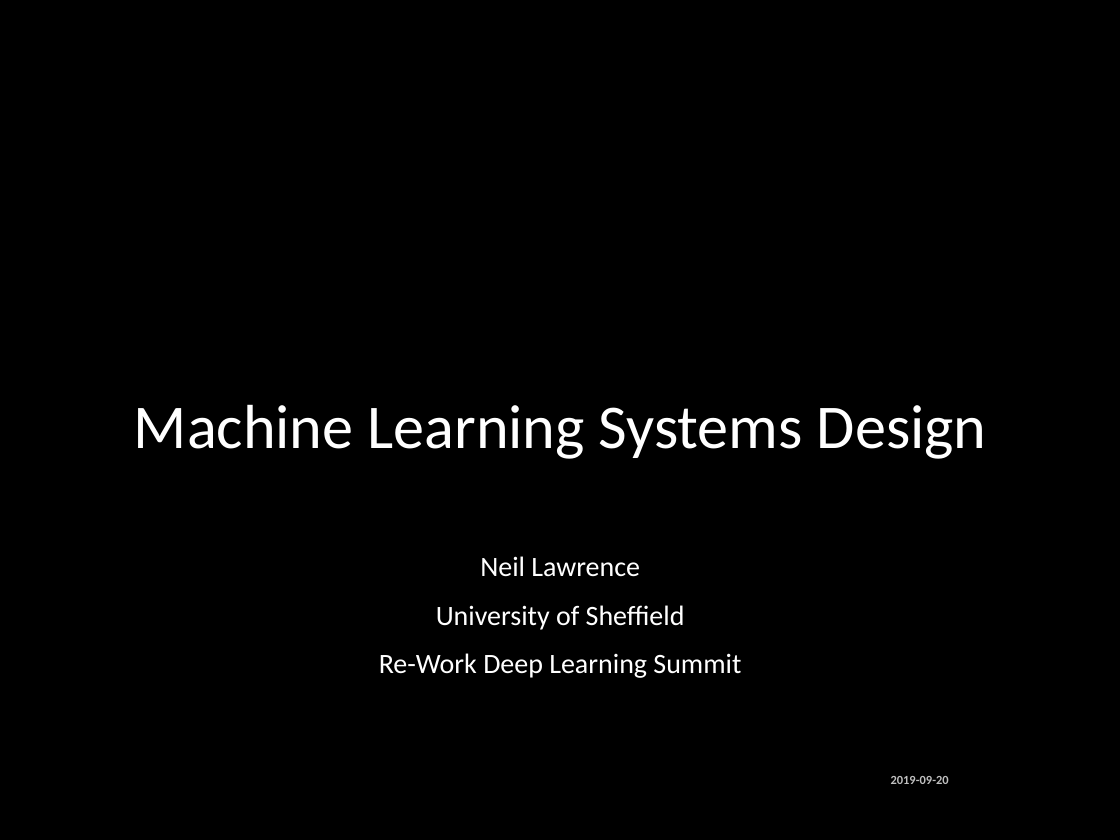
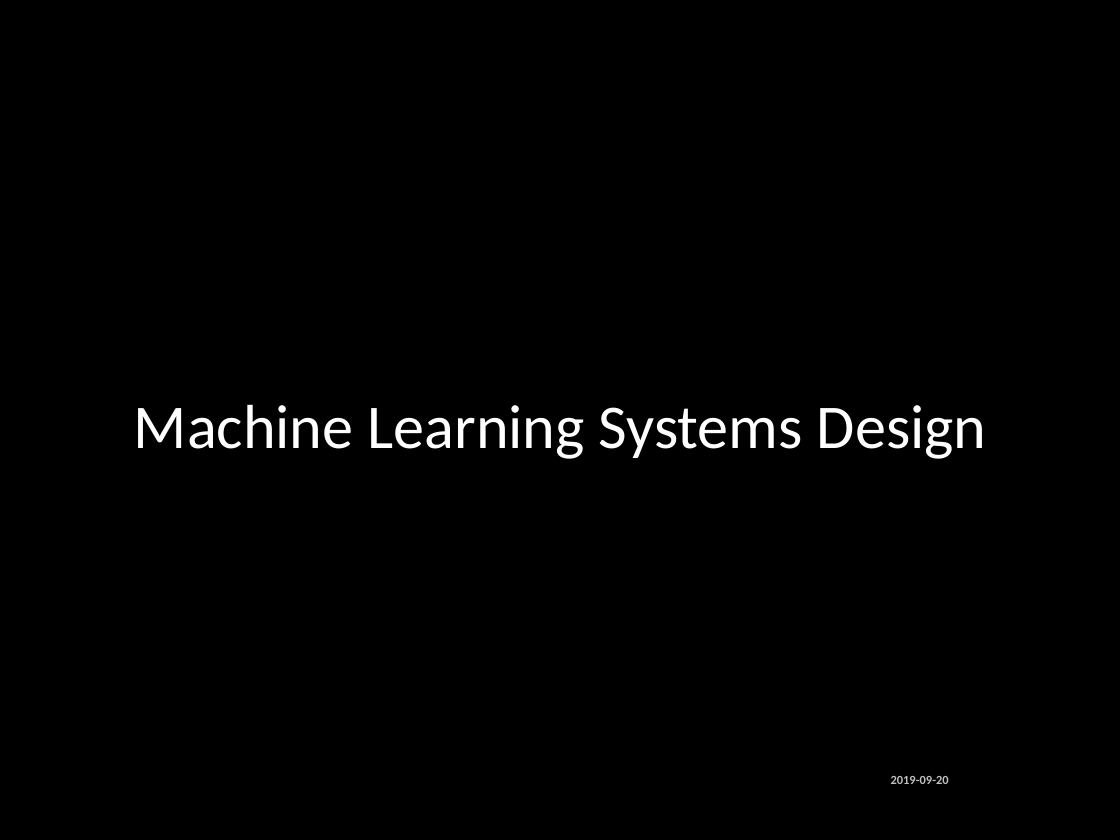
Before and after one commit to lawrennd/slides, a slide deck: slide 1 of 2019-09-20-machine-learning-systems-design.pptx. Drawn at 1120x840 pixels with LibreOffice and Linux fonts; fonts in the diff are those of the drawing. Boxes give left, top, right and bottom in pixels: in the first picture for what was removed or moved away, otherwise in the second. Text is boxed around its words. In the diff, an @@ line names an element or a change of style, - is before the commit and + after.

Commit message:
Update talks for deep learning summit.

```diff
--- a/2019-09-20-machine-learning-systems-design.pptx
+++ b/2019-09-20-machine-learning-systems-design.pptx
@@ subtitle removed at (379, 556, 741, 678) @@
-Neil Lawrence
-University of Sheffield
-Re-Work Deep Learning Summit
```
Also in this commit, not shown: 1 other slide changed, 19 slides added, 4 slides removed, 1 other file.
